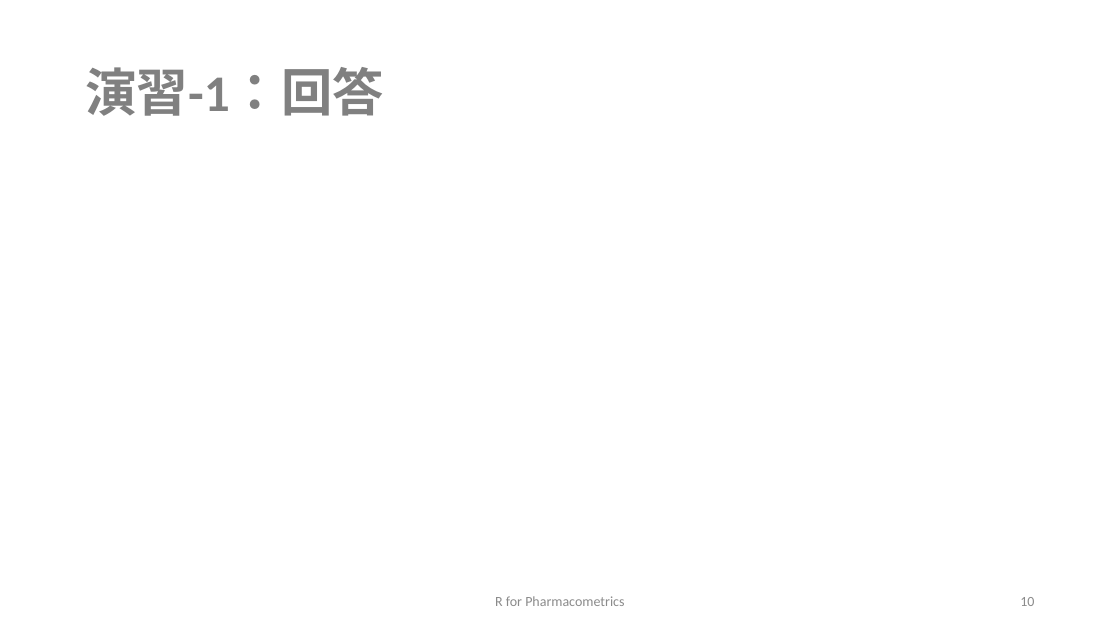
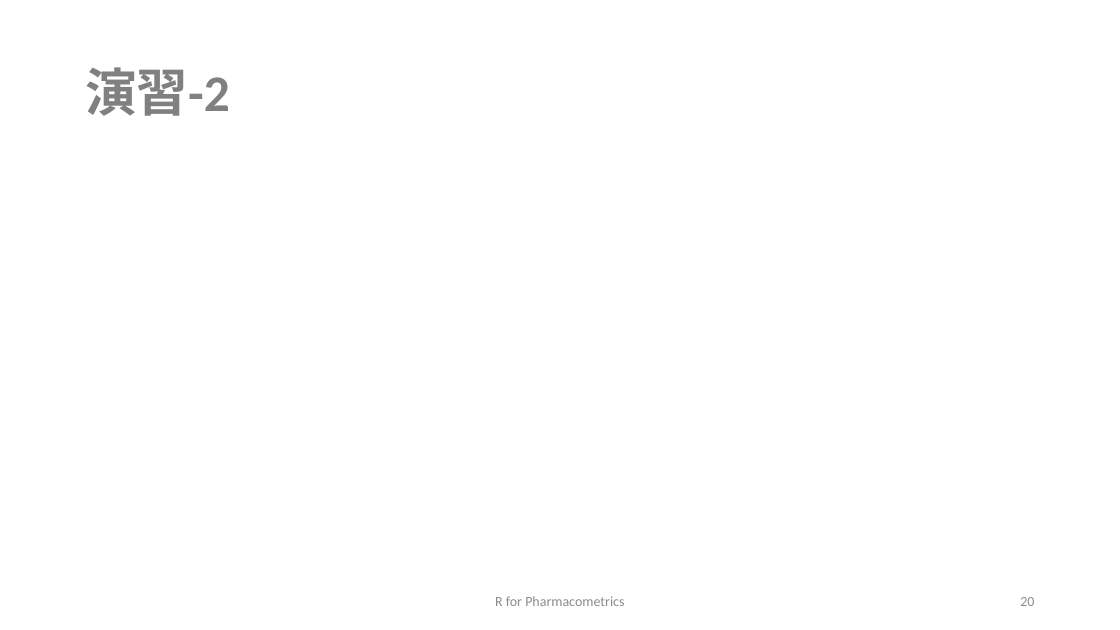
Before and after one commit to MasatoFukae/R-for-PMx, a slide deck: slide 20 of sample/1_data_handling.pptx (slide 10 before the commit). Drawn at 1120x630 pixels with LibreOffice and Linux fonts; fonts in the diff are those of the drawing. Boxes give left, top, right and bottom in pixels: in the first picture for what was removed or moved away, otherwise in the second. Text is boxed around its words. In the diff, an @@ line names an element or a change of style, - is before the commit and + after.

```diff
--- a/sample/1_data_handling.pptx
+++ b/sample/1_data_handling.pptx
@@ title at (85, 67, 229, 116): text changed @@
-演習-1：回答
+演習-2
@@ page number at (1020, 597, 1034, 606): text changed @@
-10
+20
```
Also in this commit, not shown: 7 other slides changed, 2 slides added, 2 other files.
